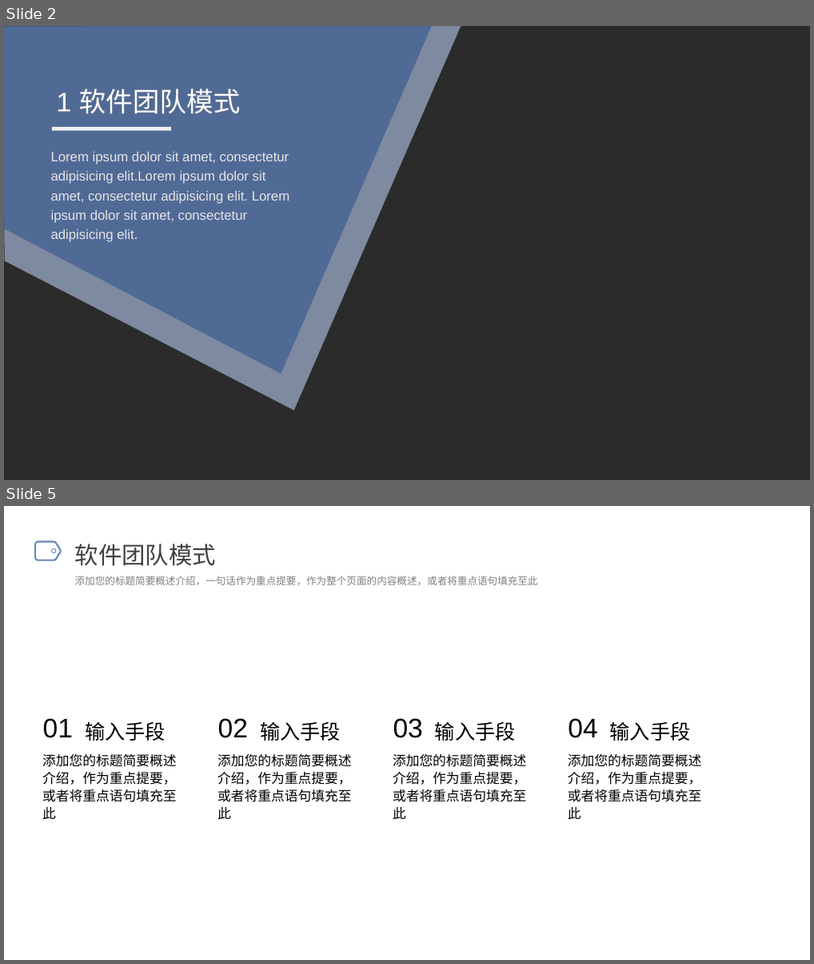
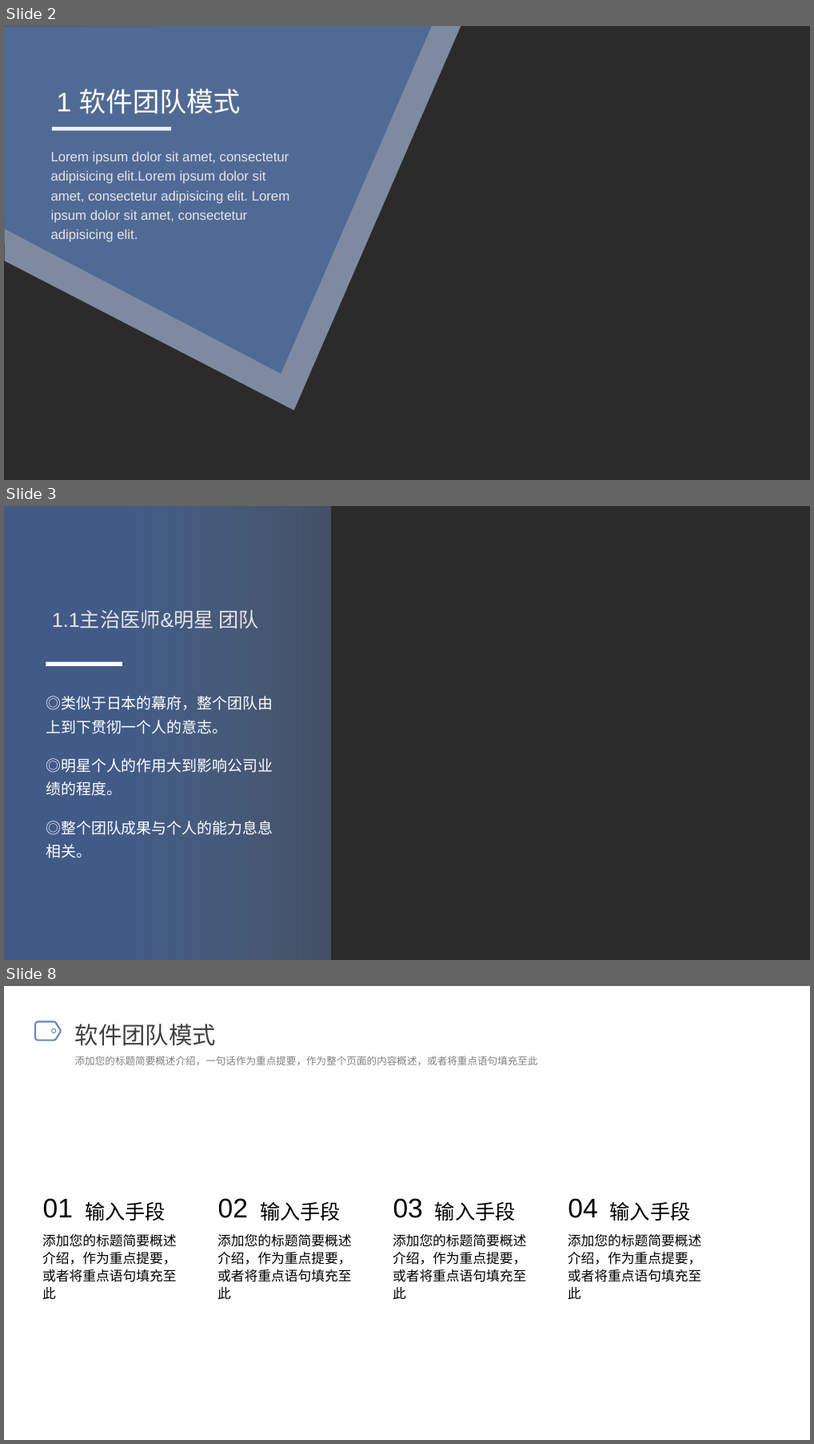
Before and after one commit to OneSilverBullet/SoftwareEngineering, a slide deck: PPT/团队与流程.pptx. Shown one above the other, each under a label of ours: slides 2 and 5 before the commit, slides 2, 3 and 8 after it; the slides between them are not shown. The pictures are 814x964 and 814x1444 pixels, drawn with LibreOffice and Linux fonts; fonts in the diff are those of the drawing; background and template pictures are left out; a plain dark background stands for a picture behind light text. Boxes give left, top, right and bottom in pixels: in the first picture for what was removed or moved away, otherwise in the second. Text is boxed around its words. In the diff, an @@ line names an element or a change of style, - is before the commit and + after.

```diff
--- a/PPT/团队与流程.pptx
+++ b/PPT/团队与流程.pptx
@@ slide 3 added at <box>4,506,810,960</box>, background picture (left out) @@
@@ rectangle added at <box>4,506,330,960</box>, fill gradient #446294 to #6786B9 @@
@@ text added at <box>52,610,259,628</box>, 24 pt, text #E6E4E4 @@
+1.1主治医师&明星 团队
@@ rectangle added at <box>46,661,122,666</box>, fill #FFFFFF @@
@@ text added at <box>46,696,272,858</box>, 18 pt, text #FFFFFF @@
+◎类似于日本的幕府，整个团队由上到下贯彻一个人的意志。
+◎明星个人的作用大到影响公司业绩的程度。
+◎整个团队成果与个人的能力息息相关。
@@ what was slide 5 is now slide 8 @@
```
Also in this commit, not shown: 1 slide changed, 3 other slides added, 2 slides removed, 6 other files.
